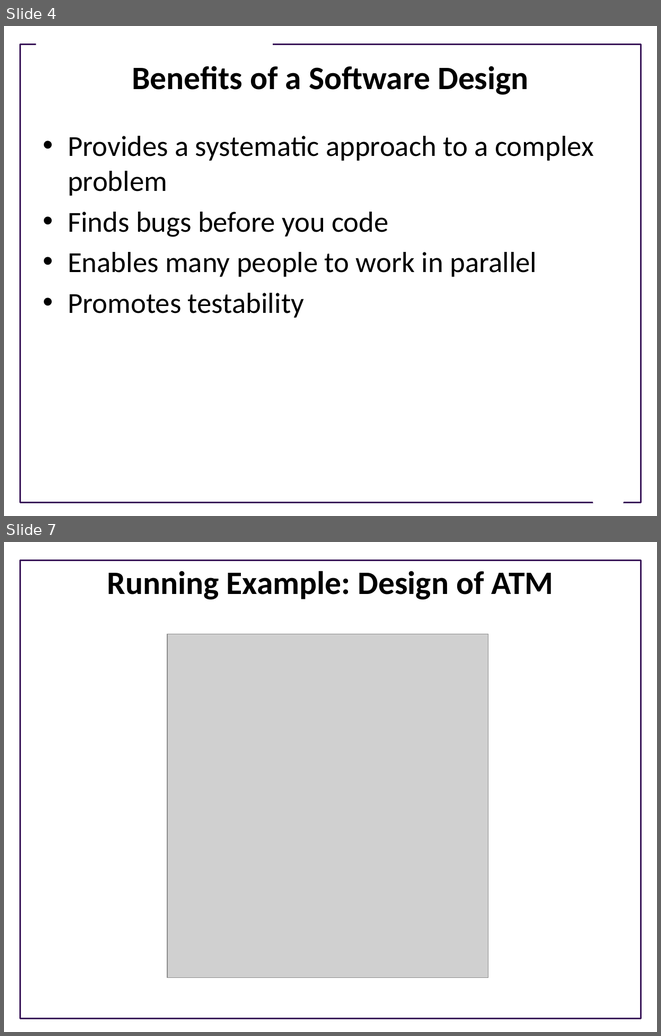
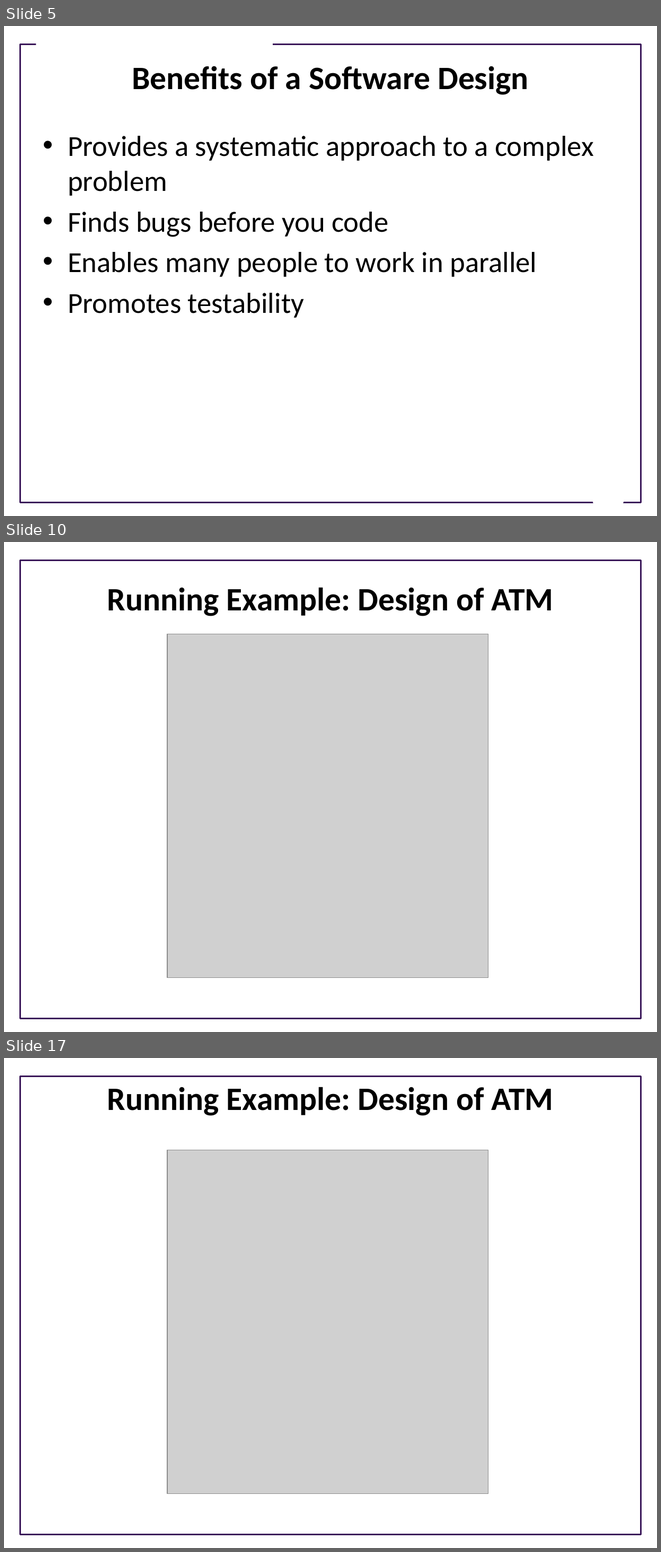
Before and after one commit to UWDIRECT/UWDIRECT.github.io, a slide deck: Wi21_content/SEDS/L10.Software_Design.pptx. Shown one above the other, each under a label of ours: slides 4 and 7 before the commit, slides 5, 10 and 17 after it; the slides between them are not shown. The pictures are 661x1036 and 661x1552 pixels, drawn with LibreOffice and Linux fonts; fonts in the diff are those of the drawing; grey boxes stand for pictures; background and template pictures are left out. Boxes give left, top, right and bottom in pixels: in the first picture for what was removed or moved away, otherwise in the second. Text is boxed around its words. In the diff, an @@ line names an element or a change of style, - is before the commit and + after.

```diff
--- a/Wi21_content/SEDS/L10.Software_Design.pptx
+++ b/Wi21_content/SEDS/L10.Software_Design.pptx
@@ slide 10 added at [4, 542, 657, 1032], background #FFFFFF; not listed: 1 template element that a slide beside it also shows @@
@@ title added at [107, 587, 554, 616], 36 pt, text #000000, bold @@
+Running Example: Design of ATM
@@ picture added at [167, 634, 488, 978] @@
@@ what was slide 4 is now slide 5 @@
@@ what was slide 7 is now slide 17 @@
```
Also in this commit, not shown: 6 slides changed, 15 other slides added, 1 slide removed.
